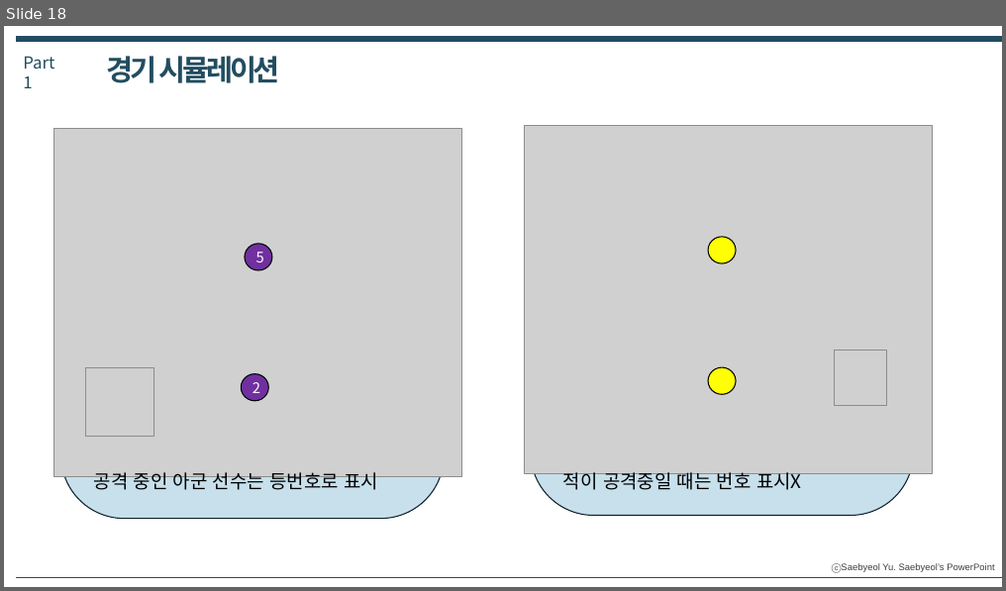
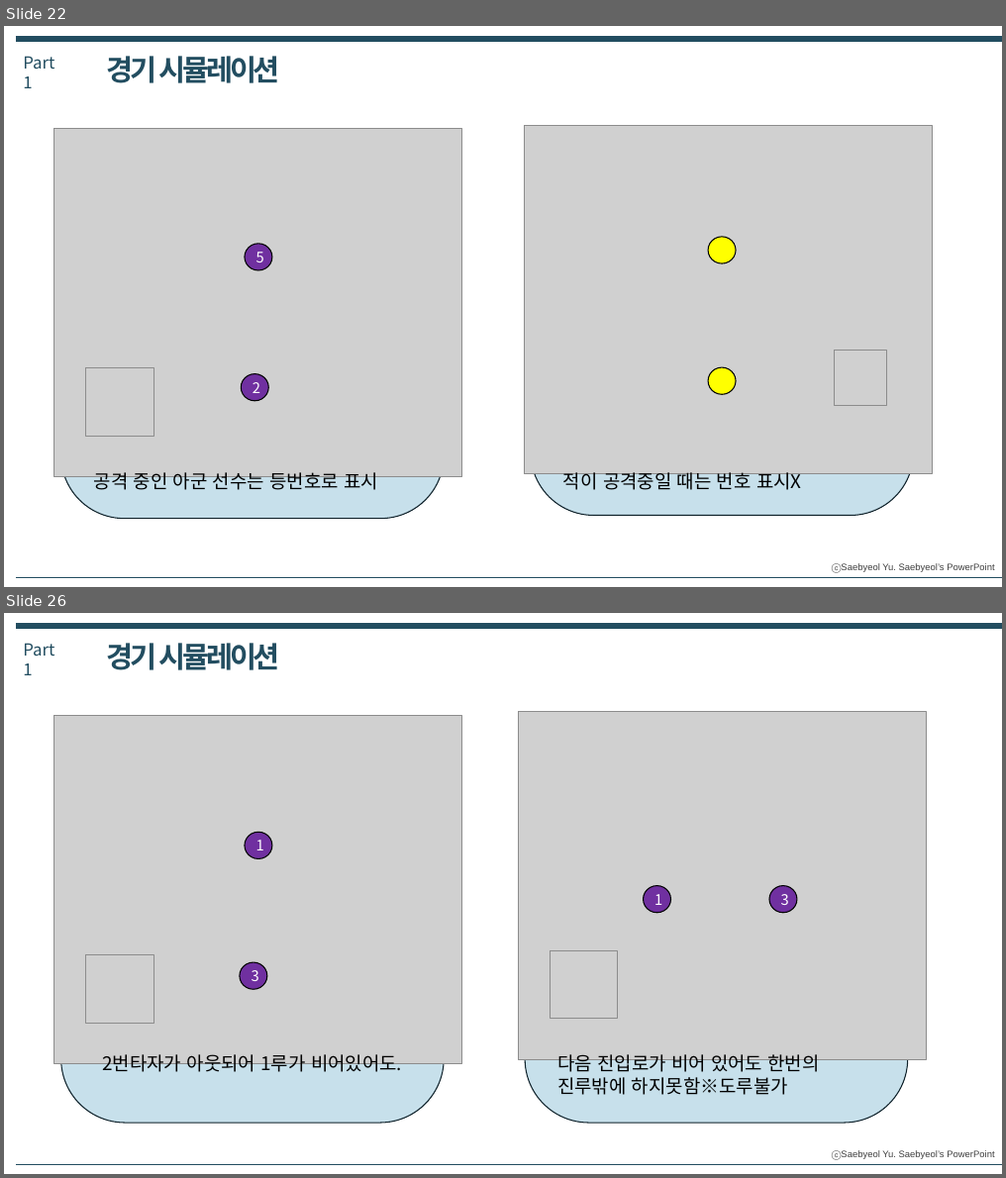
Before and after one commit to Yuhan2024GameDev2-2/GameEngine, a slide deck: YB기획서/프로젝트YB프로토타입_개발기획서.pptx. Shown one above the other, each under a label of ours: slide 18 before the commit, slides 22 and 26 after it; the slides between them are not shown. The pictures are 1006x591 and 1006x1178 pixels, drawn with LibreOffice and Linux fonts; fonts in the diff are those of the drawing; grey boxes stand for pictures. Boxes give left, top, right and bottom in pixels: in the first picture for what was removed or moved away, otherwise in the second. Text is boxed around its words. In the diff, an @@ line names an element or a change of style, - is before the commit and + after.

```diff
--- a/YB기획서/프로젝트YB프로토타입_개발기획서.pptx
+++ b/YB기획서/프로젝트YB프로토타입_개발기획서.pptx
@@ slide 26 added at (x1=4, y1=613, x2=1002, y2=1174), background #FFFFFF; not listed: 1 template element that a slide beside it also shows @@
@@ line added from (16, 627) to (1002, 627), #224D60 6 pt @@
@@ text added at (x1=23, y1=643, x2=54, y2=675), 16 pt, text #224D60 @@
+Part 1
@@ text added at (x1=107, y1=643, x2=280, y2=670), 28 pt, text #224D60, bold @@
+경기 시뮬레이션
@@ picture added at (x1=54, y1=716, x2=462, y2=1064) @@
@@ rounded rectangle added at (x1=60, y1=728, x2=444, y2=1123), fill #C7E0EB, outline #0F222A 1 pt @@
@@ picture added at (x1=519, y1=712, x2=927, y2=1060) @@
@@ rounded rectangle added at (x1=525, y1=728, x2=908, y2=1123), fill #C7E0EB, outline #0F222A 1 pt @@
@@ ellipse added at (x1=245, y1=833, x2=272, y2=860), fill #7030A0, outline #000000 1 pt, 14 pt, text #FFFFFF @@
+1
@@ ellipse added at (x1=644, y1=886, x2=671, y2=913), fill #7030A0, outline #000000 1 pt, 14 pt, text #FFFFFF @@
+1
@@ ellipse added at (x1=770, y1=886, x2=798, y2=913), fill #7030A0, outline #000000 1 pt, 14 pt, text #FFFFFF @@
+3
@@ picture added at (x1=86, y1=956, x2=153, y2=1023) @@
@@ ellipse added at (x1=240, y1=962, x2=267, y2=989), fill #7030A0, outline #000000 1 pt, 14 pt, text #FFFFFF @@
+3
@@ picture added at (x1=549, y1=951, x2=617, y2=1019) @@
@@ text added at (x1=102, y1=1055, x2=402, y2=1072), 18 pt, text #000000 @@
+2번타자가 아웃되어 1루가 비어있어도.
@@ text added at (x1=557, y1=1055, x2=820, y2=1095), 18 pt, text #000000 @@
+다음 진입로가 비어 있어도 한번의 진루밖에 하지못함※도루불가
@@ line added from (16, 1164) to (1002, 1164), #224D60 0.25 pt @@
@@ what was slide 18 is now slide 22 @@
```
Also in this commit, not shown: 11 slides changed, 8 other slides added.
